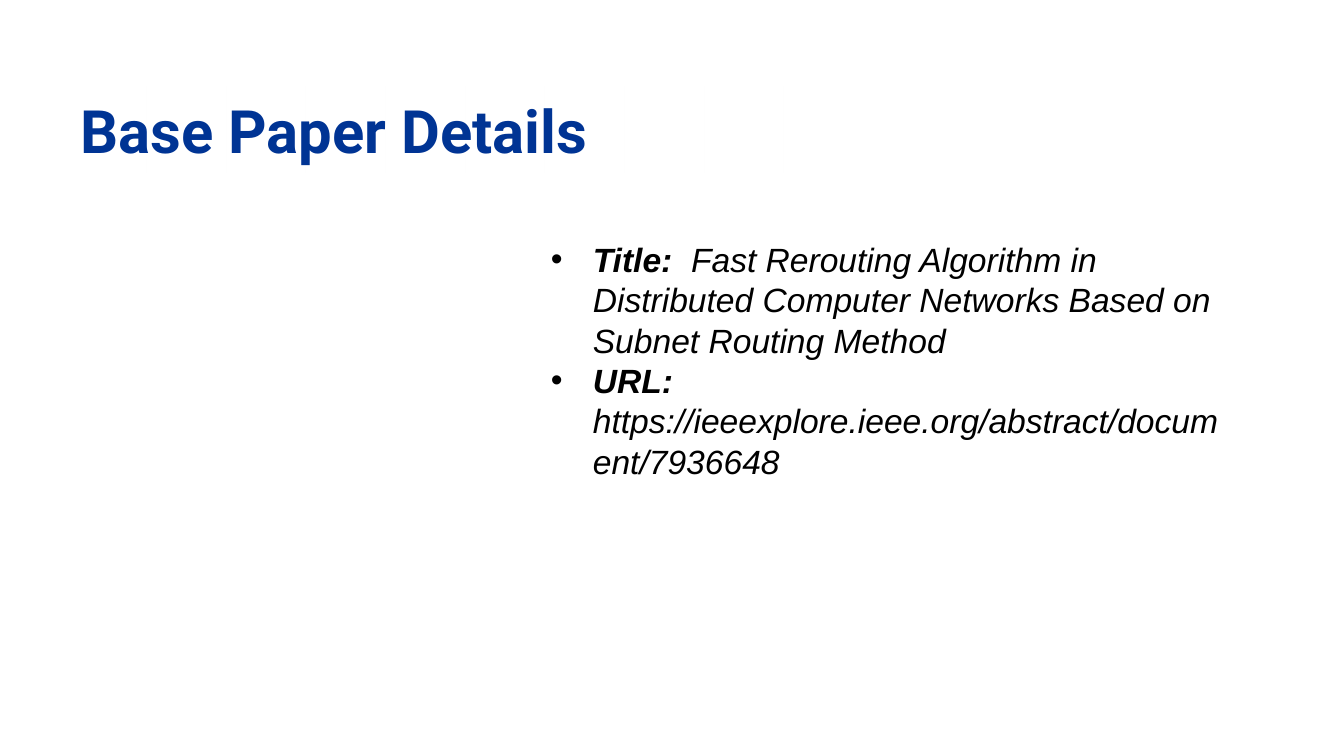
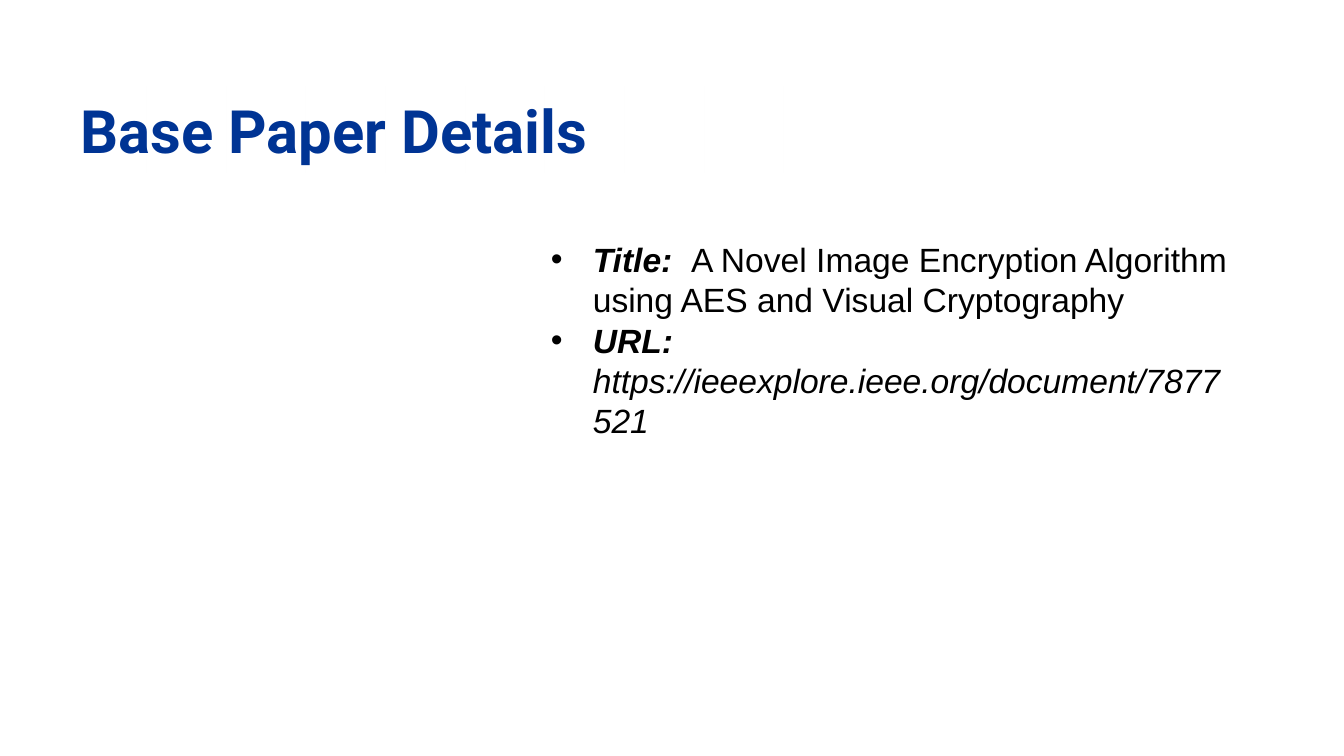
Before and after one commit to aakash-cse/DeRUDP-ED, a slide deck: slide 4 of project-ppt.pptx. Drawn at 1344x756 pixels with LibreOffice and Linux fonts; fonts in the diff are those of the drawing; background and template pictures are left out. Boxes give left, top, right and bottom in pixels: in the first picture for what was removed or moved away, otherwise in the second. Text is boxed around its words. In the diff, an @@ line names an element or a change of style, - is before the commit and + after.

```diff
--- a/project-ppt.pptx
+++ b/project-ppt.pptx
@@ text at <box>593,247,1227,399</box>: text changed; italic off @@
-• Title: Fast Rerouting Algorithm in Distributed Computer Networks Based on Subnet Routing Method
-• URL: https://ieeexplore.ieee.org/abstract/document/7936648
+• Title: A Novel Image Encryption Algorithm using AES and Visual Cryptography
+• URL: https://ieeexplore.ieee.org/document/7877521
```
Also in this commit, not shown: 4 other slides changed.
